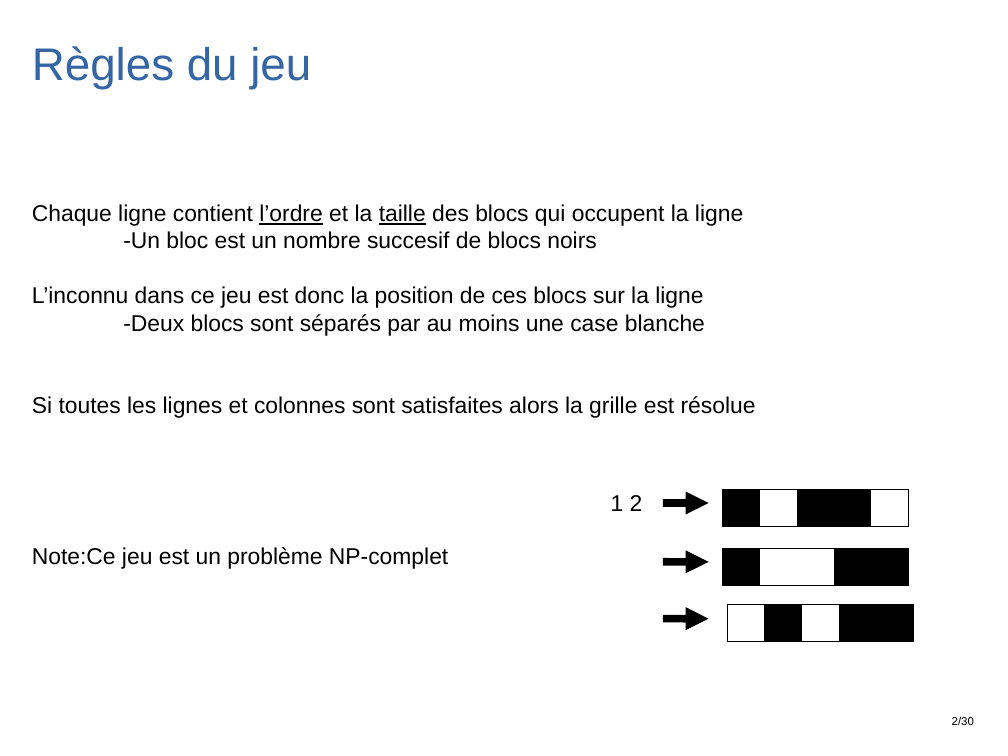
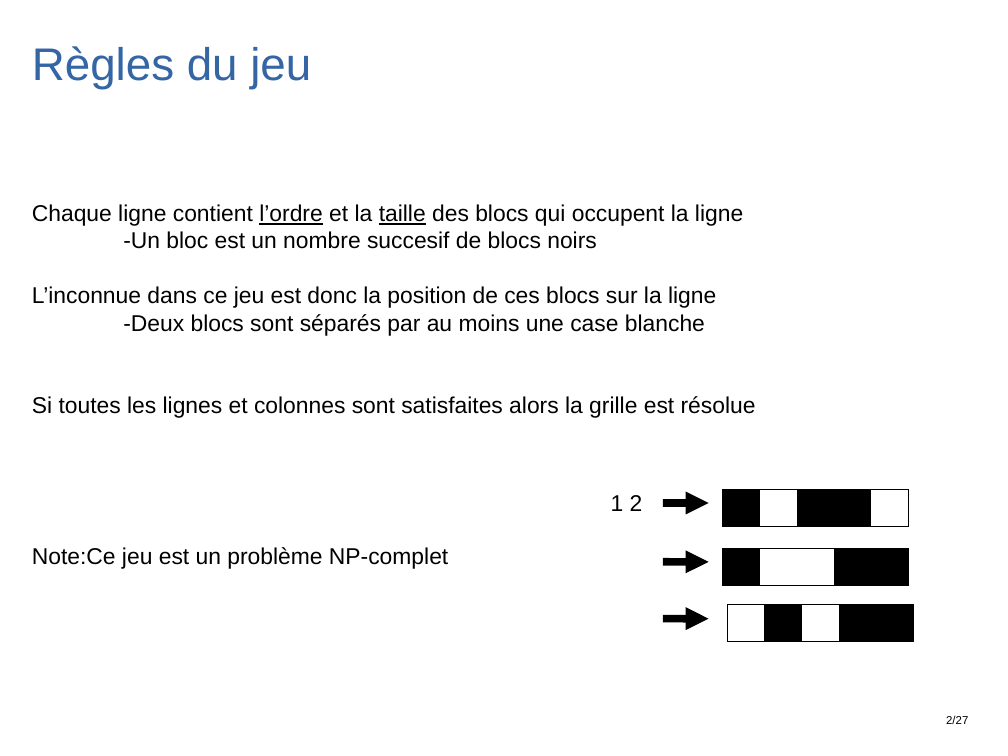
Before and after one commit to Bar0lg/TIPE_Project_Picross, a slide deck: slide 3 of DIAPO_TIPE.odp. Drawn at 1008x756 pixels with LibreOffice and Linux fonts; fonts in the diff are those of the drawing. Boxes give left, top, right and bottom in pixels: in the first picture for what was removed or moved away, otherwise in the second. Text is boxed around its words. In the diff, an @@ line names an element or a change of style, - is before the commit and + after.

```diff
--- a/DIAPO_TIPE.odp
+++ b/DIAPO_TIPE.odp
@@ text at [32, 286, 716, 308]: text changed @@
-L’inconnu dans ce jeu est donc la position de ces blocs sur la ligne
+L’inconnue dans ce jeu est donc la position de ces blocs sur la ligne
@@ text at [946, 716, 968, 724]: text changed @@
-2/30
+2/27
```
Also in this commit, not shown: 41 other slides changed, 1 other file.
